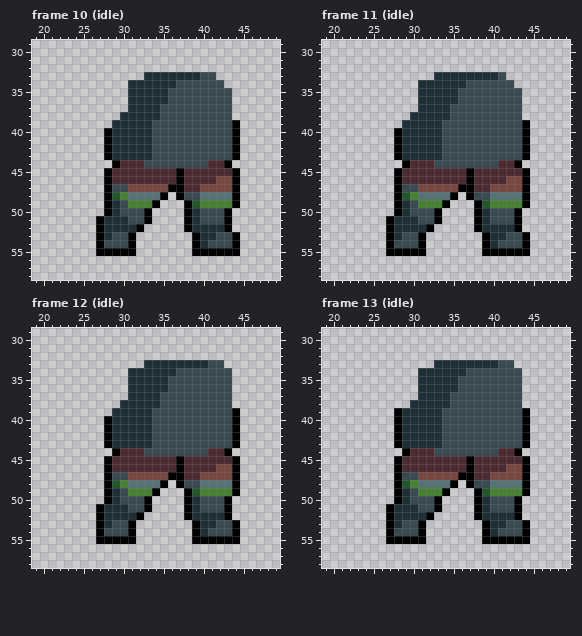
Pixel-art file, stored at Assets/Art/clover-legs.aseprite. Above: the version before the commit.
64x64 pixels, 46 frames. Shown: frame 10 (idle): x 19..49, y 29..58; frame 11 (idle): x 19..49, y 29..58; frame 12 (idle): x 19..49, y 29..58; frame 13 (idle): x 19..49, y 29..58. The commit also changed other frames, which this record leaves out.
After the commit:
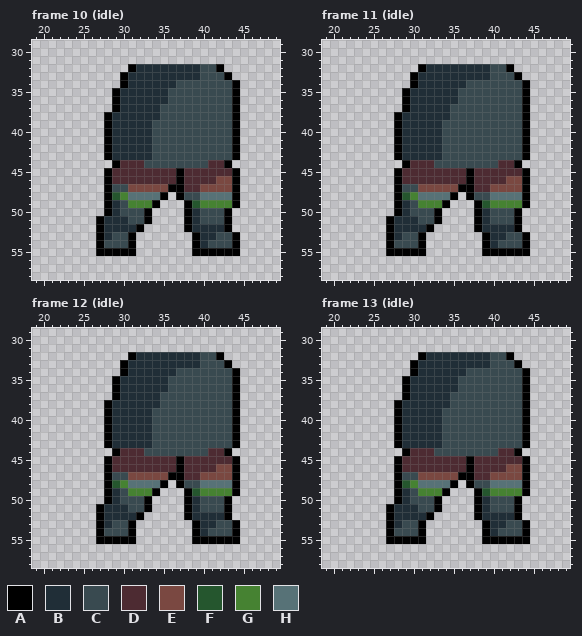
Palette (. is transparent): A #000000  B #202e37  C #394a50  D #4d2b32  E #7a4841  F #25562e  G #468232  H #577277
From old to new:
{"where": "frame 10 (idle)"}
{"frame":10,"y":32,"x":31,"old":"............","new":"ABBBBBBBBCCA"}
{"frame":10,"y":33,"x":30,"old":"...","new":"ABB"}
{"frame":10,"y":33,"x":42,"old":"..","new":"CA"}
{"frame":10,"y":34,"x":30,"old":".","new":"A"}
{"frame":10,"y":34,"x":43,"old":"..","new":"CA"}
{"frame":10,"y":35,"x":29,"old":"..","new":"AB"}
{"frame":10,"y":35,"x":44,"old":".","new":"A"}
{"frame":10,"y":36,"x":29,"old":"..","new":"AB"}
{"frame":10,"y":36,"x":44,"old":".","new":"A"}
{"frame":10,"y":37,"x":29,"old":"..","new":"AB"}
{"frame":10,"y":37,"x":44,"old":".","new":"A"}
{"frame":10,"y":38,"x":28,"old":"..","new":"AB"}
{"frame":10,"y":38,"x":44,"old":".","new":"A"}
{"frame":10,"y":39,"x":28,"old":".","new":"A"}
{"where": "frame 11 (idle)"}
{"frame":11,"y":32,"x":31,"old":"............","new":"ABBBBBBBBCCA"}
{"frame":11,"y":33,"x":30,"old":"...","new":"ABB"}
{"frame":11,"y":33,"x":40,"old":"B","new":"C"}
{"frame":11,"y":33,"x":42,"old":"..","new":"CA"}
{"frame":11,"y":34,"x":30,"old":".","new":"A"}
{"frame":11,"y":34,"x":43,"old":"..","new":"CA"}
{"frame":11,"y":35,"x":29,"old":"..","new":"AB"}
{"frame":11,"y":35,"x":44,"old":".","new":"A"}
{"frame":11,"y":36,"x":29,"old":"..","new":"AB"}
{"frame":11,"y":36,"x":44,"old":".","new":"A"}
{"frame":11,"y":37,"x":29,"old":"..","new":"AB"}
{"frame":11,"y":37,"x":44,"old":".","new":"A"}
{"frame":11,"y":38,"x":28,"old":"..","new":"AB"}
{"frame":11,"y":38,"x":44,"old":".","new":"A"}
{"frame":11,"y":39,"x":28,"old":".","new":"A"}
{"where": "frame 12 (idle)"}
{"frame":12,"y":32,"x":31,"old":"............","new":"ABBBBBBBBCCA"}
{"frame":12,"y":33,"x":30,"old":"...","new":"ABB"}
{"frame":12,"y":33,"x":40,"old":"B","new":"C"}
{"frame":12,"y":33,"x":43,"old":".","new":"A"}
{"frame":12,"y":34,"x":30,"old":".","new":"A"}
{"frame":12,"y":34,"x":44,"old":".","new":"A"}
{"frame":12,"y":35,"x":29,"old":"..","new":"AB"}
{"frame":12,"y":35,"x":44,"old":".","new":"A"}
{"frame":12,"y":36,"x":29,"old":"..","new":"AB"}
{"frame":12,"y":36,"x":44,"old":".","new":"A"}
{"frame":12,"y":37,"x":29,"old":"..","new":"AB"}
{"frame":12,"y":37,"x":44,"old":".","new":"A"}
{"frame":12,"y":38,"x":28,"old":"..","new":"AB"}
{"frame":12,"y":38,"x":44,"old":".","new":"A"}
{"frame":12,"y":39,"x":28,"old":".","new":"A"}
{"where": "frame 13 (idle)"}
{"frame":13,"y":32,"x":31,"old":"............","new":"ABBBBBBBBCCA"}
{"frame":13,"y":33,"x":30,"old":"...","new":"ABB"}
{"frame":13,"y":33,"x":40,"old":"B","new":"C"}
{"frame":13,"y":33,"x":43,"old":".","new":"A"}
{"frame":13,"y":34,"x":30,"old":".","new":"A"}
{"frame":13,"y":34,"x":44,"old":".","new":"A"}
{"frame":13,"y":35,"x":29,"old":"..","new":"AB"}
{"frame":13,"y":35,"x":44,"old":".","new":"A"}
{"frame":13,"y":36,"x":29,"old":"..","new":"AB"}
{"frame":13,"y":36,"x":44,"old":".","new":"A"}
{"frame":13,"y":37,"x":29,"old":"..","new":"AB"}
{"frame":13,"y":37,"x":44,"old":".","new":"A"}
{"frame":13,"y":38,"x":28,"old":"..","new":"AB"}
{"frame":13,"y":38,"x":44,"old":".","new":"A"}
{"label":"added","picture_box":[104,64,240,128]}
{"label":"changed","picture_box":[394,64,530,128]}
{"label":"changed","picture_box":[104,352,240,416]}
{"label":"changed","picture_box":[394,352,530,408]}
